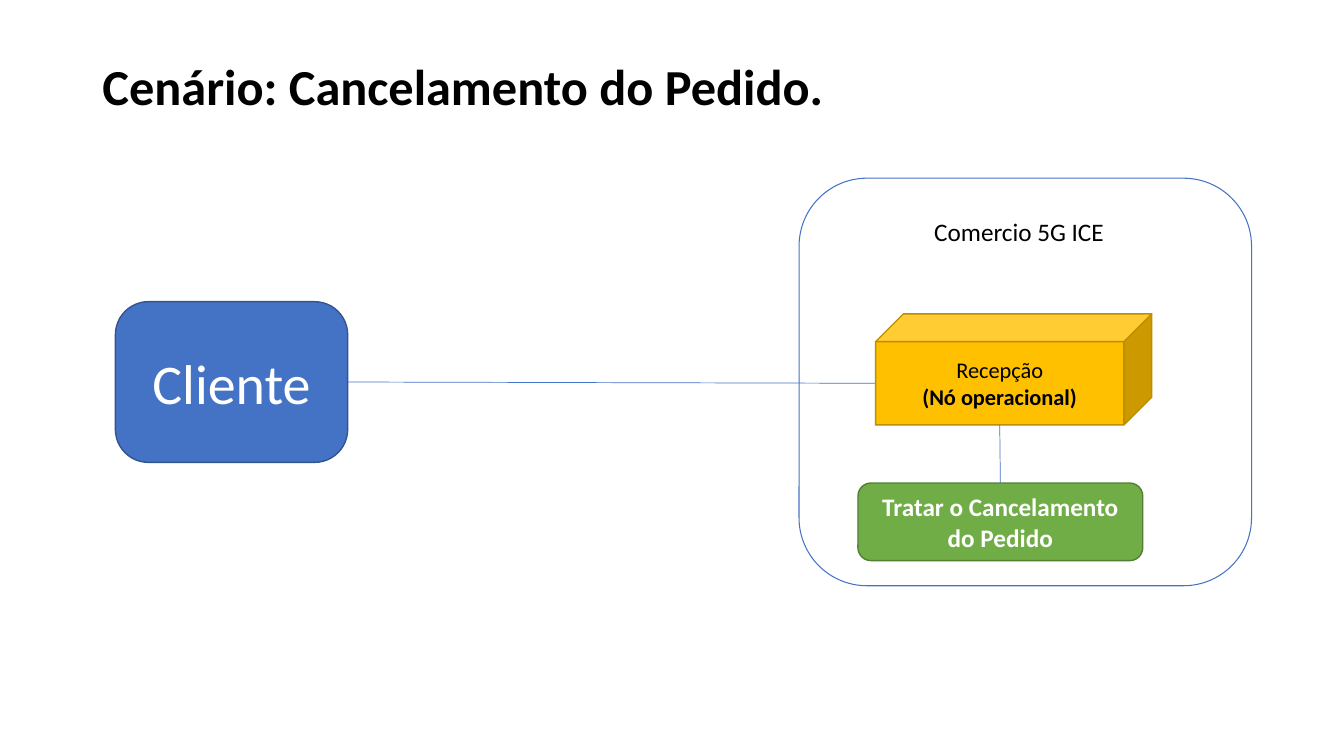
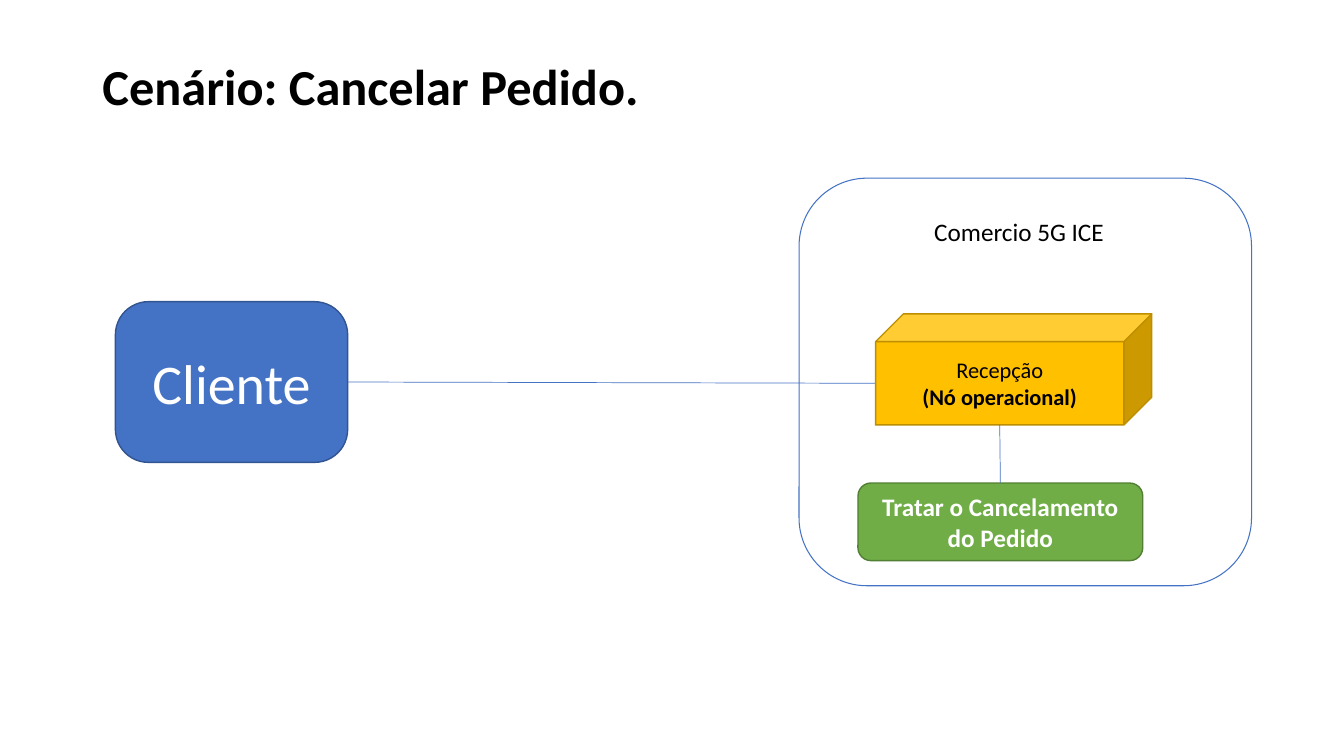
Before and after one commit to Lost-in-Logic/Comercio-5G-ICE, a slide deck: slide 3 of 15. Arquitetura de Negócio para cada Cenário.pptx. Drawn at 1344x756 pixels with LibreOffice and Linux fonts; fonts in the diff are those of the drawing. Boxes give left, top, right and bottom in pixels: in the first picture for what was removed or moved away, otherwise in the second. Text is boxed around its words. In the diff, an @@ line names an element or a change of style, - is before the commit and + after.

```diff
--- a/15. Arquitetura de Negócio para cada Cenário.pptx
+++ b/15. Arquitetura de Negócio para cada Cenário.pptx
@@ text at (x1=102, y1=69, x2=638, y2=106): text changed @@
-Cenário: Cancelamento do Pedido.
+Cenário: Cancelar Pedido.
```
Also in this commit, not shown: 2 other slides changed, 3 other files.
